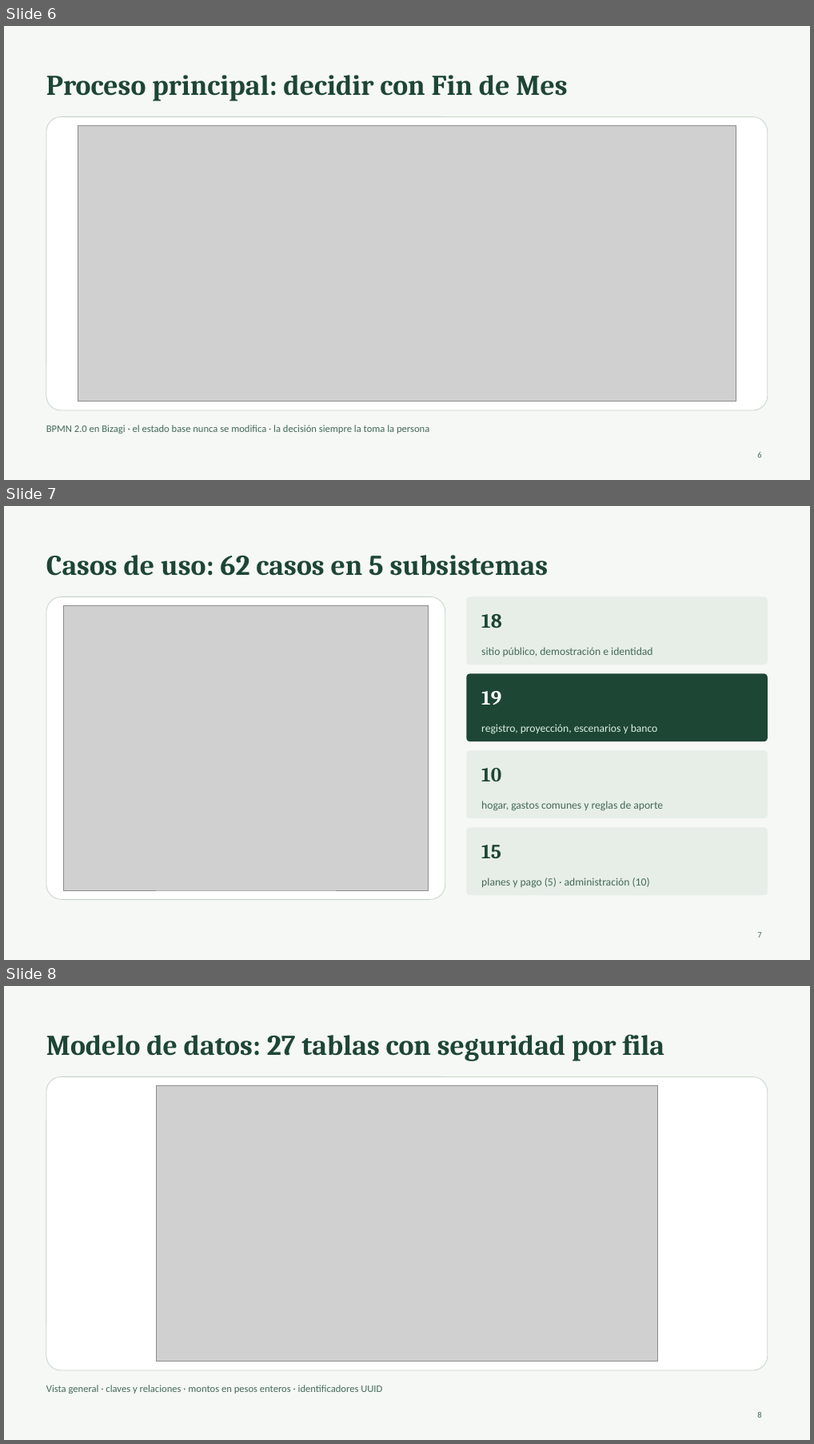
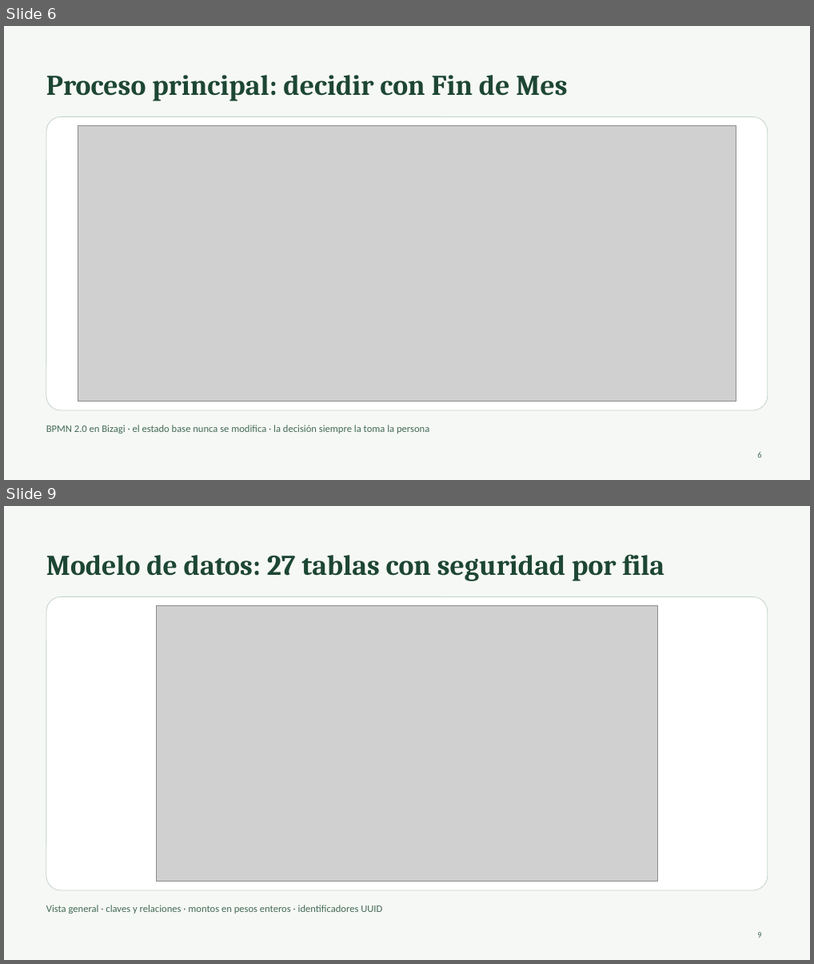
Before and after one commit to offlnr/findemes, a slide deck: Archivos para informe 2/Nueva version de informe/Presentación Informe 2 - Fin de Mes v0.14.pptx. Shown one above the other, each under a label of ours: slides 6, 7 and 8 before the commit, slides 6 and 9 after it; the slides between them are not shown. The pictures are 814x1444 and 814x964 pixels, drawn with LibreOffice and Linux fonts; fonts in the diff are those of the drawing; grey boxes stand for pictures. Boxes give left, top, right and bottom in pixels: in the first picture for what was removed or moved away, otherwise in the second. Text is boxed around its words. In the diff, an @@ line names an element or a change of style, - is before the commit and + after.

Commit message:
docs(informe2): presentation with two worked use cases
Slide 7 replaces the actor overview with the main use case (apply a
decision to a scenario): focused UML diagram, CU-28 summary and a worked
example. New slide 8 explains connecting a bank with Fintoc (CU-34 to
CU-36). The deck now has 22 slides.

```diff
--- a/Archivos para informe 2/Nueva version de informe/Presentación Informe 2 - Fin de Mes v0.14.pptx
+++ b/Archivos para informe 2/Nueva version de informe/Presentación Informe 2 - Fin de Mes v0.14.pptx
@@ slide 7 removed at (4, 506, 810, 960), background #F6F8F5 @@
@@ title removed at (46, 555, 549, 576) @@
-Casos de uso: 62 casos en 5 subsistemas
@@ rounded rectangle removed at (46, 596, 446, 900) @@
@@ rounded rectangle removed at (466, 596, 768, 664) @@
@@ picture removed at (63, 606, 429, 890) @@
@@ text removed at (482, 614, 502, 628) @@
-18
@@ text removed at (482, 647, 654, 656) @@
-sitio público, demostración e identidad
@@ rounded rectangle removed at (466, 673, 768, 741) @@
@@ text removed at (482, 691, 502, 704) @@
-19
@@ text removed at (482, 724, 658, 734) @@
-registro, proyección, escenarios y banco
@@ rounded rectangle removed at (466, 751, 768, 818) @@
@@ text removed at (482, 768, 502, 781) @@
-10
@@ text removed at (482, 800, 663, 811) @@
-hogar, gastos comunes y reglas de aporte
@@ rounded rectangle removed at (466, 828, 768, 895) @@
@@ text removed at (482, 844, 502, 858) @@
-15
@@ text removed at (482, 877, 650, 888) @@
-planes y pago (5) · administración (10)
@@ page number removed at (758, 932, 762, 937) @@
-7
@@ what was slide 8 is now slide 9 @@
```
Also in this commit, not shown: 2 slides added, 1 other file.
